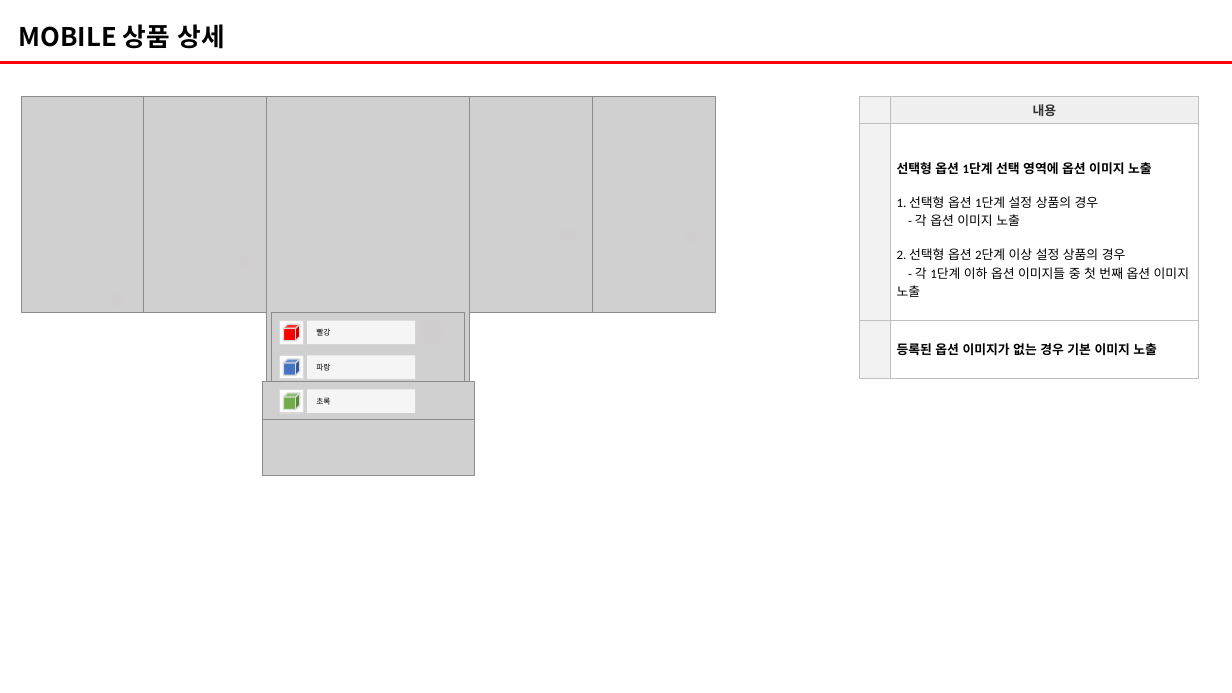
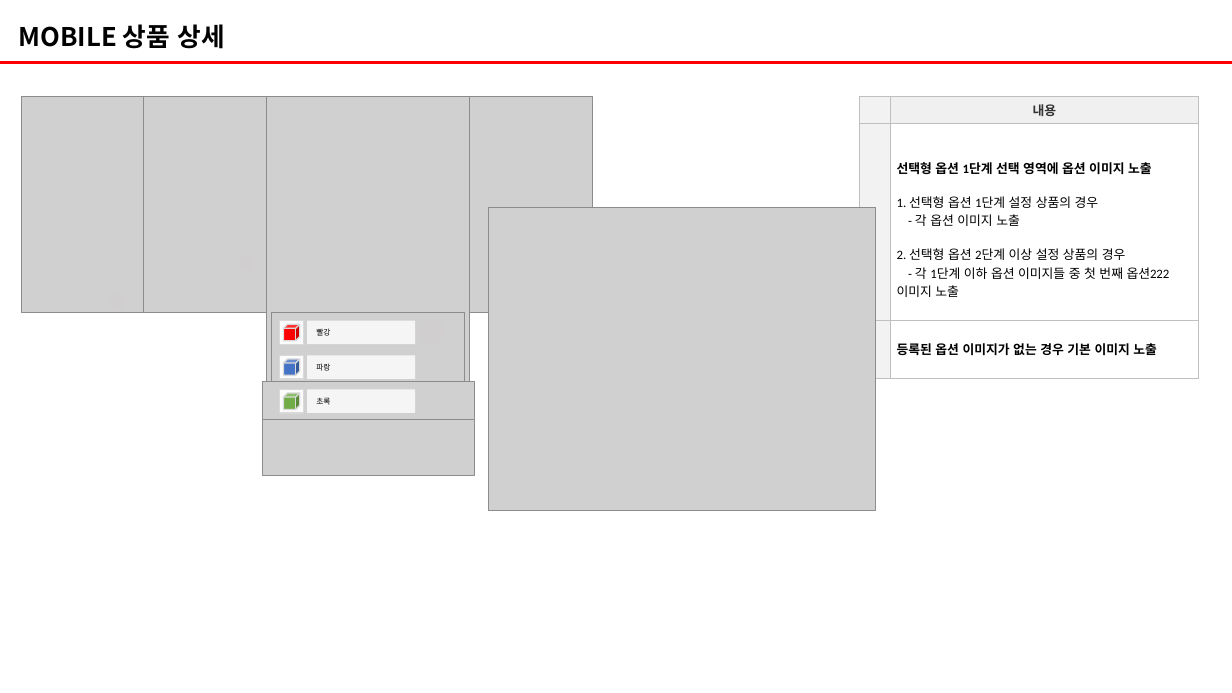
Before and after one commit to Jangharyeon/firebase-bolierplate, a slide deck: slide 3 of option-image.pptx. Drawn at 1232x693 pixels with LibreOffice and Linux fonts; fonts in the diff are those of the drawing; grey boxes stand for pictures; background and template pictures are left out. Boxes give left, top, right and bottom in pixels: in the first picture for what was removed or moved away, otherwise in the second. Text is boxed around its words. In the diff, an @@ line names an element or a change of style, - is before the commit and + after.

```diff
--- a/option-image.pptx
+++ b/option-image.pptx
@@ picture removed at [592, 96, 715, 312] @@
@@ table at [860, 96, 1199, 359] @@
-row 2, column 2: 선택형 옵션 1단계 선택 영역에 옵션 이미지 노출 / 1. 선택형 옵션 1단계 설정 상품의 경우 / - 각 옵션 이미지 노출 / 2. 선택형 옵션 2단계 이상 설정 상품의 경우 / - 각 1단계 이하 옵션 이미지들 중 첫 번째 옵션 이미지 노출
+row 2, column 2: 선택형 옵션 1단계 선택 영역에 옵션 이미지 노출 / 1. 선택형 옵션 1단계 설정 상품의 경우 / - 각 옵션 이미지 노출 / 2. 선택형 옵션 2단계 이상 설정 상품의 경우 / - 각 1단계 이하 옵션 이미지들 중 첫 번째 옵션222 이미지 노출
@@ picture added at [489, 207, 876, 511] @@
```
Also in this commit, not shown: 1 slide added.
